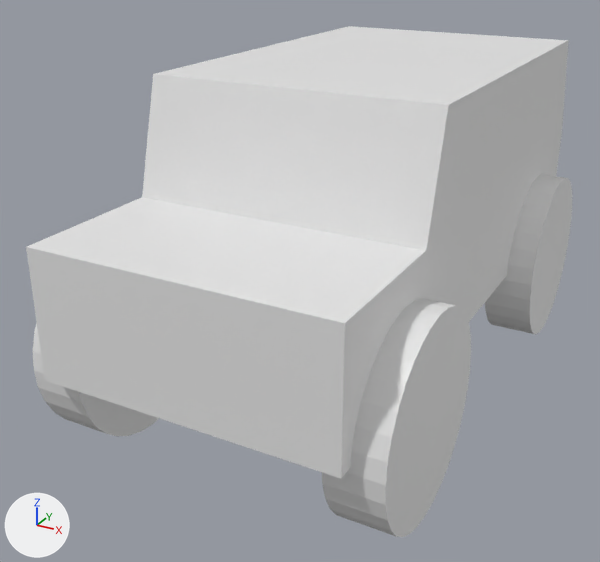
A saved change to the FBX model Sentient-Suffering/Assets/Models/Base Car.fbx.
Before and after are seen from a 50 mm lens placed at (3.71, -5.8, 3.01), pointed at (-0.4, 1.67, -0.73). Lighting does not change. The marker at lower left points along +X, +Y and +Z. Where no turn or scale is listed for an object, it has been applied to the vertices.

Before the edit, the objects in view are built like this:
```python
me_cube_001 = bpy.data.meshes.new('Cube.001')
me_cube_001.from_pydata(...)  # 21 vertices, 18 faces; spans x -1.5..1.5, y -1.15..5.39, z -0.86..1.61
me_cube_001.materials.append(mat_material)  # white #e7e7e7
me_cylinder = bpy.data.meshes.new('Cylinder')
me_cylinder.from_pydata(...)  # a 32-sided cylinder along z spanning x -100.0..100.0, y -100.0..100.0, z -27.0..27.0
me_cylinder_001 = bpy.data.meshes.new('Cylinder.001')
me_cylinder_001.from_pydata(...)  # a 32-sided cylinder along z spanning x -100.0..100.0, y -100.0..100.0, z -180.0..-126.0; a 32-sided cylinder along z spanning x -100.0..100.0, y -100.0..100.0, z 126.0..180.0
me_cylinder_002 = bpy.data.meshes.new('Cylinder.002')
me_cylinder_002.from_pydata(...)  # a 32-sided cylinder along z spanning x -100.0..100.0, y -100.0..100.0, z -27.0..27.0
ob_car_base = bpy.data.objects.new('Car Base', me_cube_001)
ob_car_base.location = (0.0, 0.0, 0.0)
ob_wheel_fl = bpy.data.objects.new('Wheel FL', me_cylinder_002)
ob_wheel_fl.location = (1.53, 0.0, -0.92)
ob_wheel_fl.rotation_euler = (1.571, 0.0, 1.571)  # degrees (90, 0, 90)
ob_wheel_fl.scale = (0.01, 0.01, 0.01)
ob_wheel_fr = bpy.data.objects.new('Wheel FR', me_cylinder)
ob_wheel_fr.location = (-1.53, 0.0, -0.92)
ob_wheel_fr.rotation_euler = (1.571, 0.0, 1.571)  # degrees (90, 0, 90)
ob_wheel_fr.scale = (0.01, 0.01, 0.01)
ob_wheels_back = bpy.data.objects.new('Wheels Back', me_cylinder_001)
ob_wheels_back.location = (0.0, 4.24, -0.92)
ob_wheels_back.rotation_euler = (1.571, 0.0, 1.571)  # degrees (90, 0, 90)
ob_wheels_back.scale = (0.01, 0.01, 0.01)
```
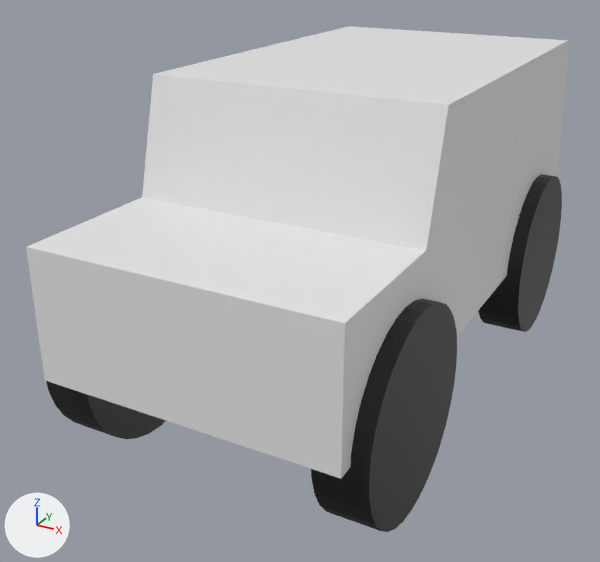
Commit message: Car adjustment

Pixel boxes [x1, y1, x2, y2] of what changed, in the pictures (600 x 562 px):
'Wheel FL', recoloured, moved, rescaled (grey to black): before [322, 298, 471, 537]; after [311, 298, 457, 532]
'Wheels Back', recoloured, rescaled (grey to black): before [485, 174, 572, 334]; after [478, 174, 562, 332]
'Wheel FR', recoloured, moved (grey to black): before [33, 323, 159, 437]; after [46, 381, 166, 439]

The change, as a diff of the scene's bpy script:
```diff
--- a/Sentient-Suffering/Assets/Models/Base Car.fbx.py
+++ b/Sentient-Suffering/Assets/Models/Base Car.fbx.py
@@ mat_wheels @@
+mat_wheels = principled_material('Wheels')
+mat_wheels.base_color = (0.00791, 0.00791, 0.00791)  # black #161616
@@ me_cylinder @@
 me_cylinder.from_pydata(...)  # 64 vertices, 34 faces; spans x -100.0..100.0, y -100.0..100.0, z -27.0..27.0
+me_cylinder.materials.append(mat_wheels)  # black #161616
@@ me_cylinder_002 @@
 me_cylinder_002.from_pydata(...)  # 64 vertices, 34 faces; spans x -100.0..100.0, y -100.0..100.0, z -27.0..27.0
+me_cylinder_002.materials.append(mat_wheels)  # black #161616
@@ me_cylinder_001 @@
 me_cylinder_001.from_pydata(...)  # 128 vertices, 68 faces; spans x -100.0..100.0, y -100.0..100.0, z -180.0..180.0
+me_cylinder_001.materials.append(mat_wheels)  # black #161616
@@ ob_wheel_fr @@
 ob_wheel_fr = bpy.data.objects.new('Wheel FR', me_cylinder)
-ob_wheel_fr.location = (-1.53, 0.0, -0.92)
+ob_wheel_fr.location = (-1.41, 0.0, -0.92)
 ob_wheel_fr.rotation_euler = (1.571, 0.0, 1.571)  # degrees (90, 0, 90)
@@ ob_wheel_fl @@
 ob_wheel_fl = bpy.data.objects.new('Wheel FL', me_cylinder_002)
-ob_wheel_fl.location = (1.53, 0.0, -0.92)
+ob_wheel_fl.location = (1.41, 0.0, -0.92)
 ob_wheel_fl.rotation_euler = (1.571, 0.0, 1.571)  # degrees (90, 0, 90)
-ob_wheel_fl.scale = (0.01, 0.01, 0.01)
+ob_wheel_fl.scale = (0.01, 0.01, 0.00924)
@@ ob_wheels_back @@
 ob_wheels_back.rotation_euler = (1.571, 0.0, 1.571)  # degrees (90, 0, 90)
-ob_wheels_back.scale = (0.01, 0.01, 0.01)
+ob_wheels_back.scale = (0.01, 0.01, 0.00924)
```
